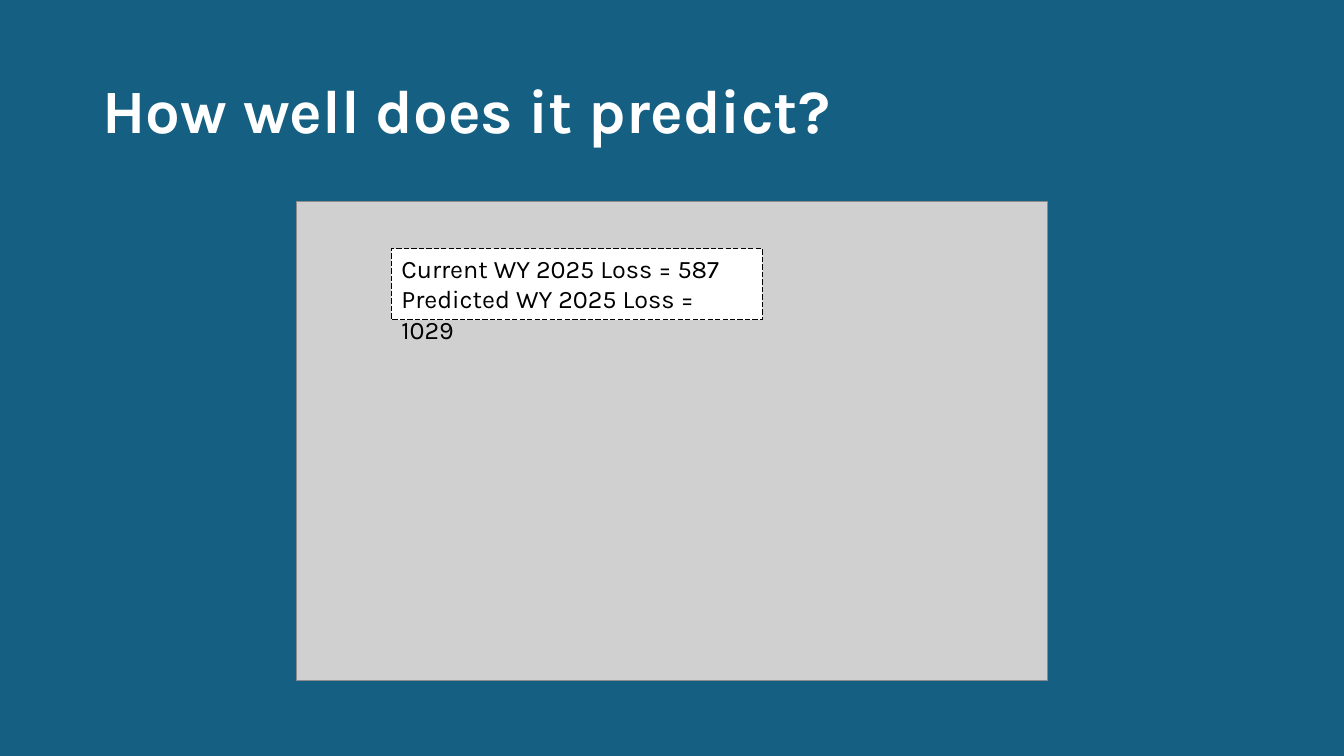
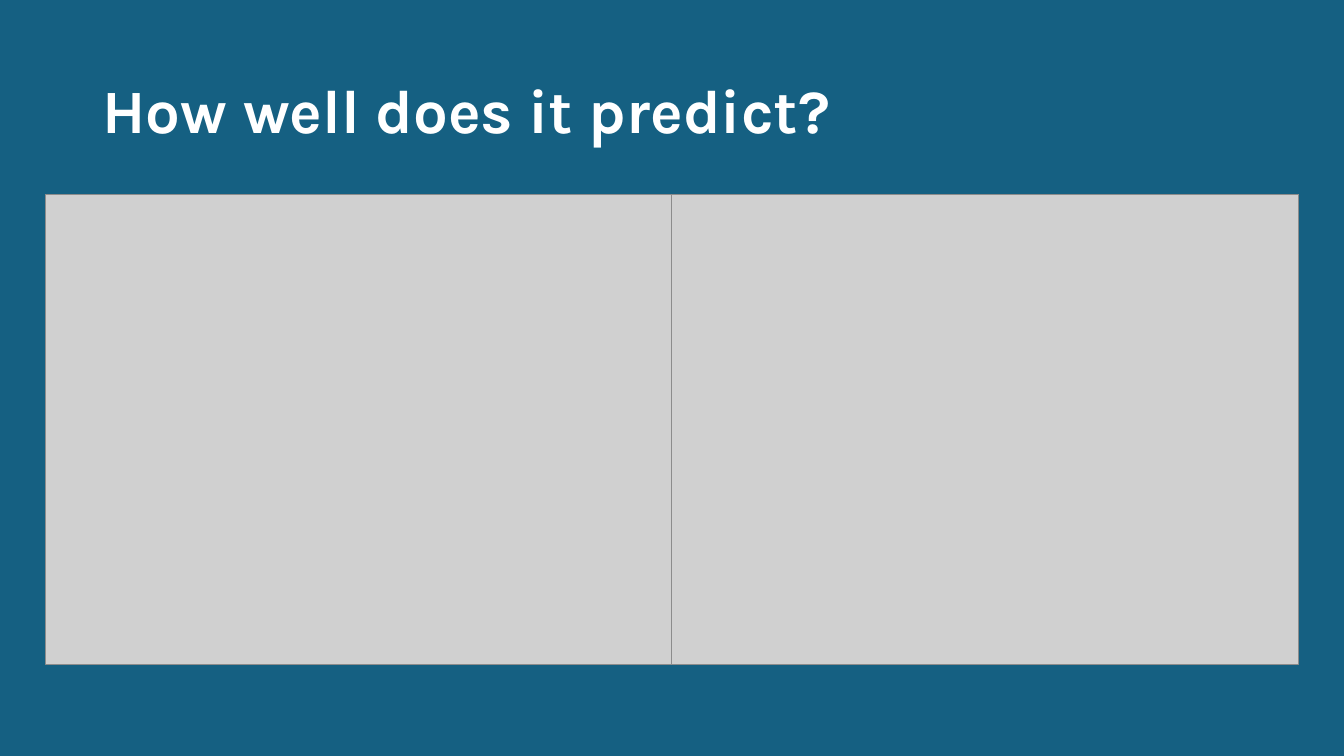
Before and after one commit to BDO-Science/steelhead-loss-model, a slide deck: slide 11 of Steelhead Annual Loss Prediction.pptx (slide 7 before the commit). Drawn at 1344x756 pixels with LibreOffice and Linux fonts; fonts in the diff are those of the drawing; grey boxes stand for pictures. Boxes give left, top, right and bottom in pixels: in the first picture for what was removed or moved away, otherwise in the second. Text is boxed around its words. In the diff, an @@ line names an element or a change of style, - is before the commit and + after.

```diff
--- a/Steelhead Annual Loss Prediction.pptx
+++ b/Steelhead Annual Loss Prediction.pptx
@@ picture added at (x1=45, y1=195, x2=673, y2=664) @@
@@ picture removed at (x1=296, y1=202, x2=1047, y2=682) @@
@@ picture added at (x1=673, y1=195, x2=1300, y2=664) @@
@@ rectangle removed at (x1=391, y1=249, x2=762, y2=321) @@
-Current WY 2025 Loss = 587
-Predicted WY 2025 Loss = 1029
```
Also in this commit, not shown: 2 other slides changed, 5 slides added, 2 slides removed, 9 other files.
